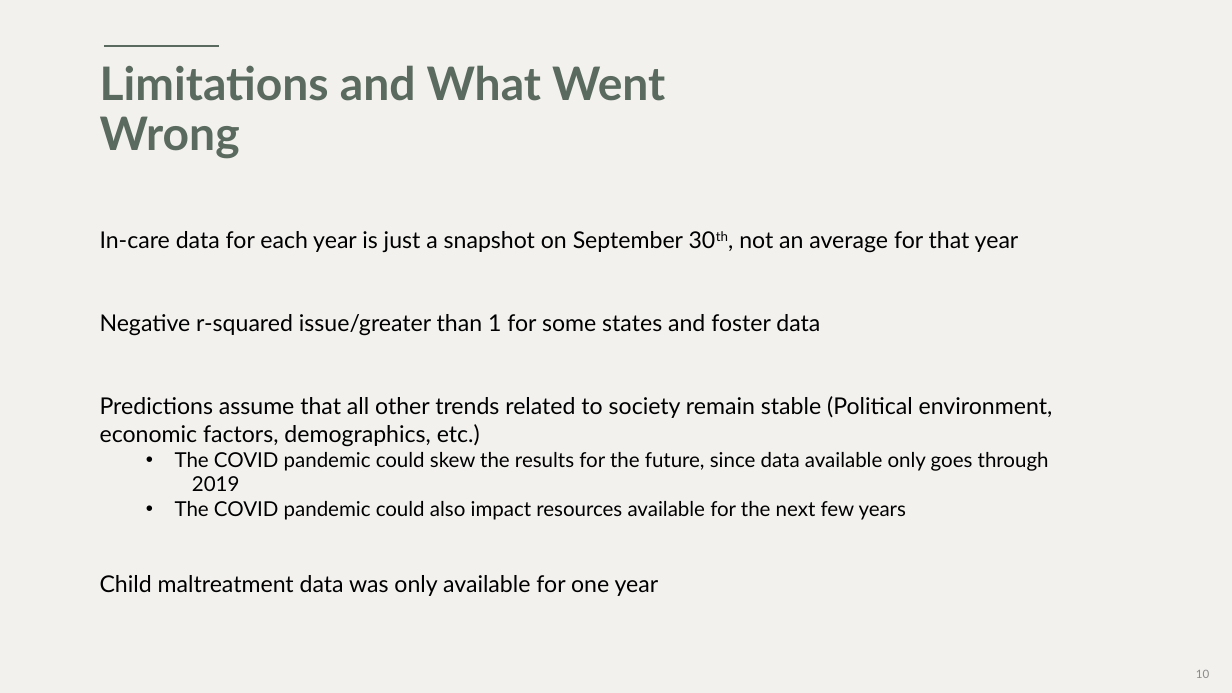
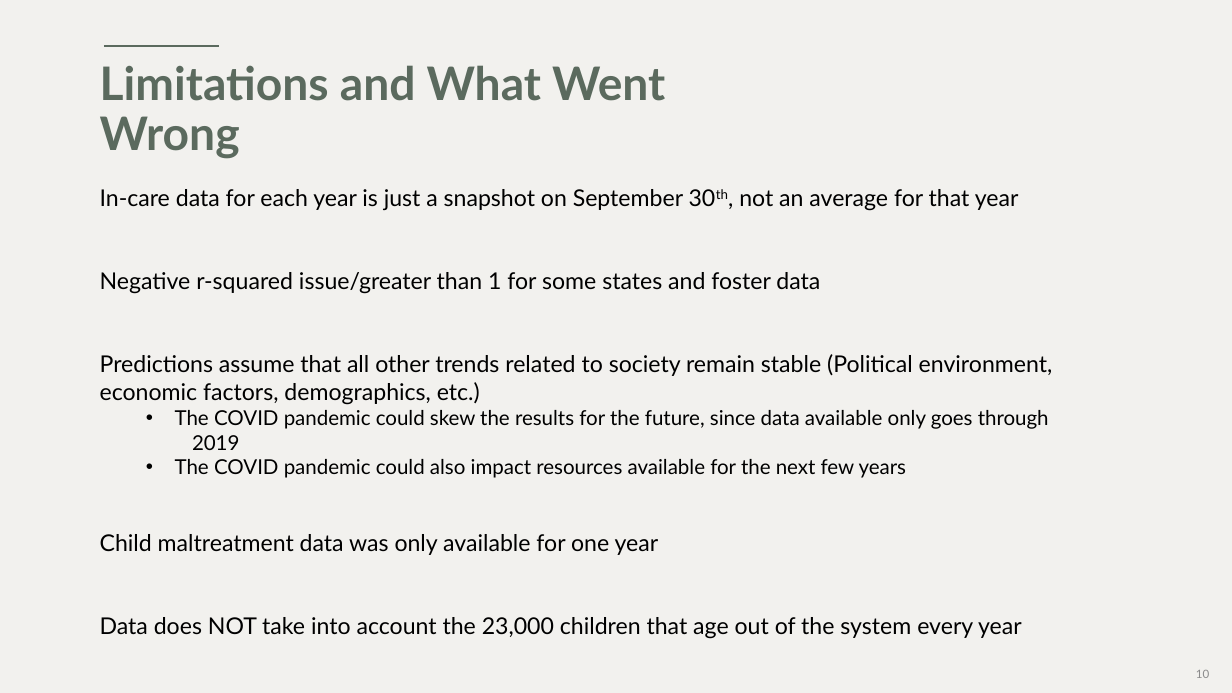
Before and after one commit to gemelodyyu/Trends-in-Foster-Care-and-Adoption, a slide deck: slide 10 of Power Point/Project 3-Trends in Foster Care.pptx. Drawn at 1232x693 pixels with LibreOffice and Linux fonts; fonts in the diff are those of the drawing. Boxes give left, top, right and bottom in pixels: in the first picture for what was removed or moved away, otherwise in the second. Text is boxed around its words. In the diff, an @@ line names an element or a change of style, - is before the commit and + after.

Commit message:
Sunday Update

```diff
--- a/Power Point/Project 3-Trends in Foster Care.pptx
+++ b/Power Point/Project 3-Trends in Foster Care.pptx
@@ text "In-care data for each year ...": place and size @@
-text "In-care data for each year ..." at [100,231,1053,596]
+text "In-care data for each year ..." at [100,189,1053,639]
@@ text at [100,617,1022,639]: paragraph added @@
+Data does NOT take into account the 23,000 children that age out of the system every year
```
